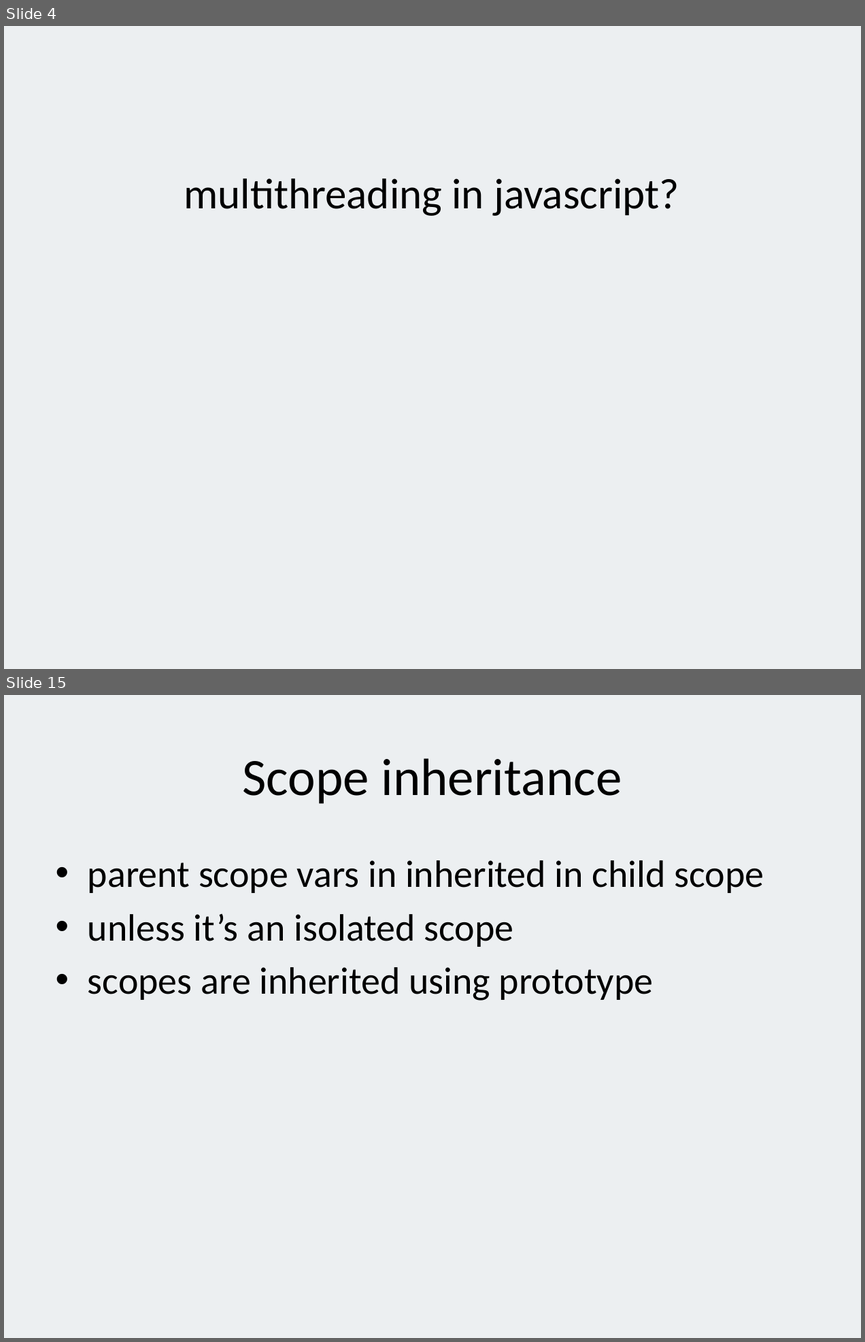
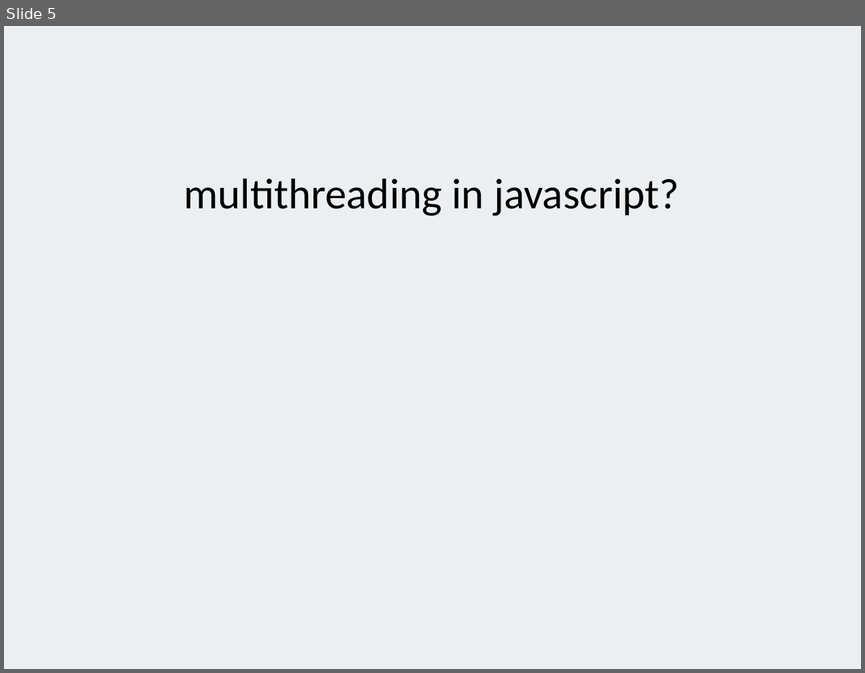
Before and after one commit to alexeymatveevp/angularjs-course, a slide deck: docs/00_jsbasics.pptx. Shown one above the other, each under a label of ours: slides 4 and 15 before the commit, slide 5 after it; the slides between them are not shown. The pictures are 865x1342 and 865x673 pixels, drawn with LibreOffice and Linux fonts; fonts in the diff are those of the drawing. Boxes give left, top, right and bottom in pixels: in the first picture for what was removed or moved away, otherwise in the second. Text is boxed around its words. In the diff, an @@ line names an element or a change of style, - is before the commit and + after.

```diff
--- a/docs/00_jsbasics.pptx
+++ b/docs/00_jsbasics.pptx
@@ slide 15 removed at <box>4,695,861,1338</box>, background #ECEFF1 @@
@@ title removed at <box>242,758,621,804</box> @@
-Scope inheritance
@@ text removed at <box>88,860,764,1000</box> @@
-• parent scope vars in inherited in child scope
-• unless it’s an isolated scope
-• scopes are inherited using prototype
@@ what was slide 4 is now slide 5 @@
```
Also in this commit, not shown: 1 slide changed, 1 slide added, 14 other slides removed, 2 other files.
